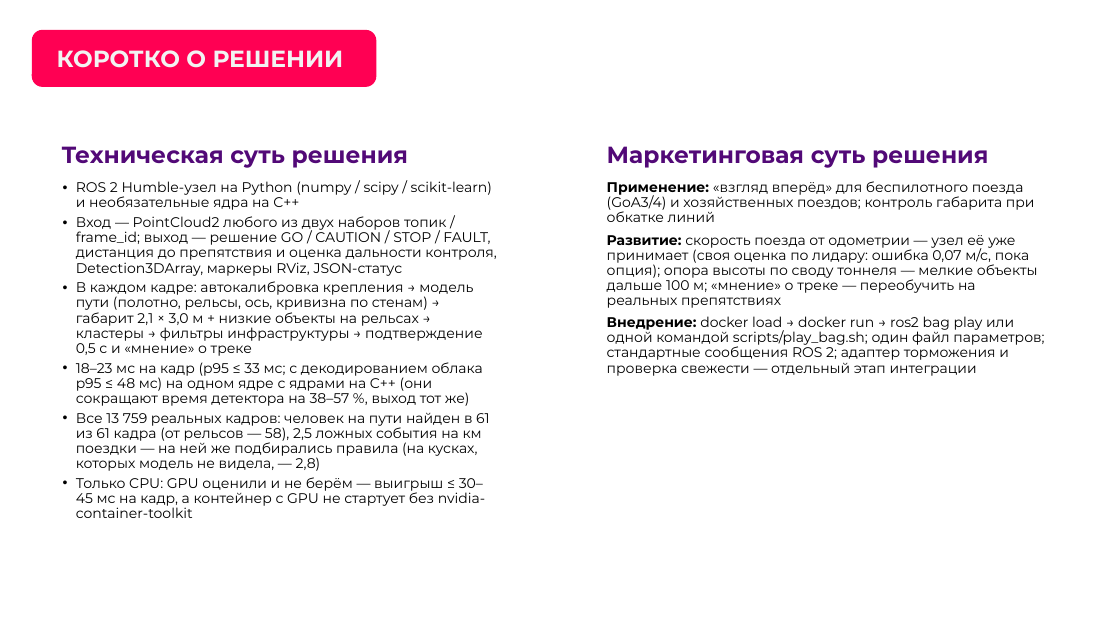
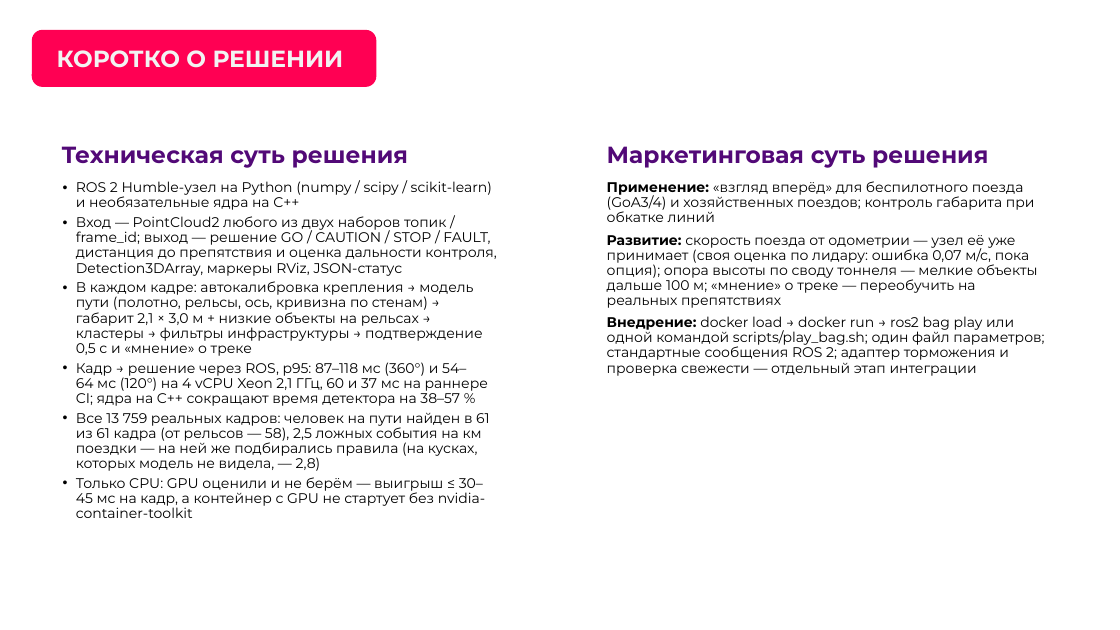
Before and after one commit to pmixay/ReSense, a slide deck: slide 5 of docs/presentation/ReSense_LCT2026.pptx. Drawn at 1120x630 pixels with LibreOffice and Linux fonts; fonts in the diff are those of the drawing; background and template pictures are left out. Boxes give left, top, right and bottom in pixels: in the first picture for what was removed or moved away, otherwise in the second. Text is boxed around its words. In the diff, an @@ line names an element or a change of style, - is before the commit and + after.

```diff
--- a/docs/presentation/ReSense_LCT2026.pptx
+++ b/docs/presentation/ReSense_LCT2026.pptx
@@ text at [76, 362, 488, 406]: text changed @@
-• 18–23 мс на кадр (p95 ≤ 33 мс; с декодированием облака p95 ≤ 48 мс) на одном ядре с ядрами на C++ (они сокращают время детектора на 38–57 %, выход тот же)
+• Кадр → решение через ROS, p95: 87–118 мс (360°) и 54–64 мс (120°) на 4 vCPU Xeon 2,1 ГГц, 60 и 37 мс на раннере CI; ядра на C++ сокращают время детектора на 38–57 %
```
Also in this commit, not shown: 8 other slides changed, 6 other files.
